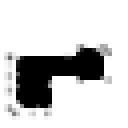
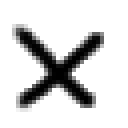
Layered file, before and after one edit (128x128). Changes by layer:
hid "BadPrankIcon.png" over [16, 48, 104, 108]
hid "BadPrankIcon.png-Kopie" over [4, 44, 112, 120]
added layer "PlaceHolder" over [12, 24, 104, 112]
